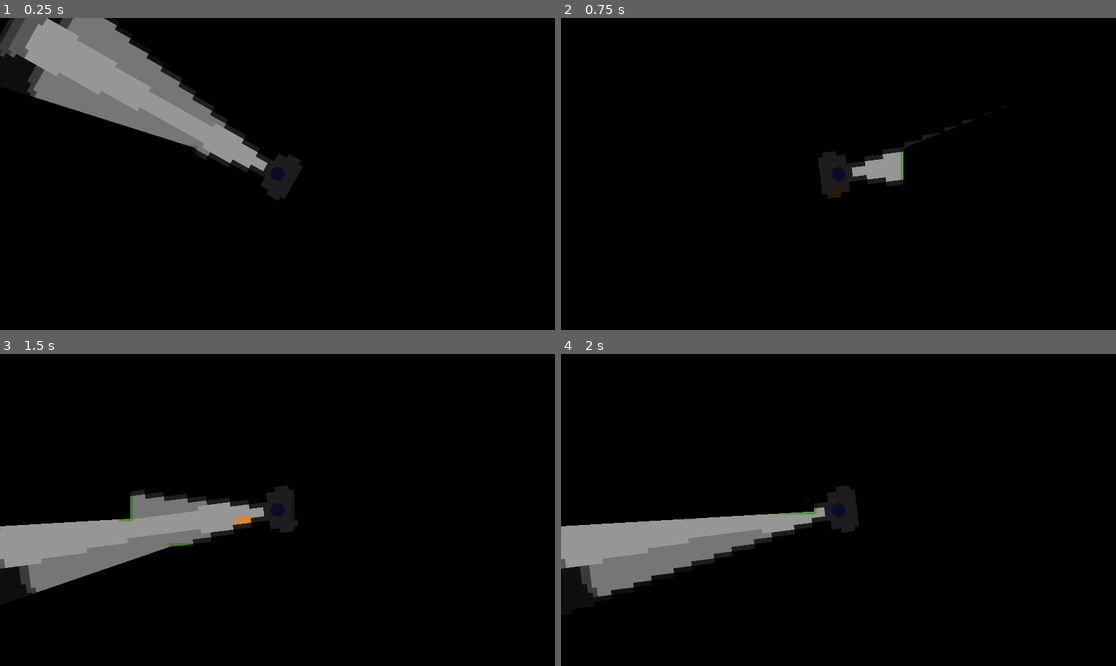
Above: before the commit, frames 1-4 (two rows, left to right).
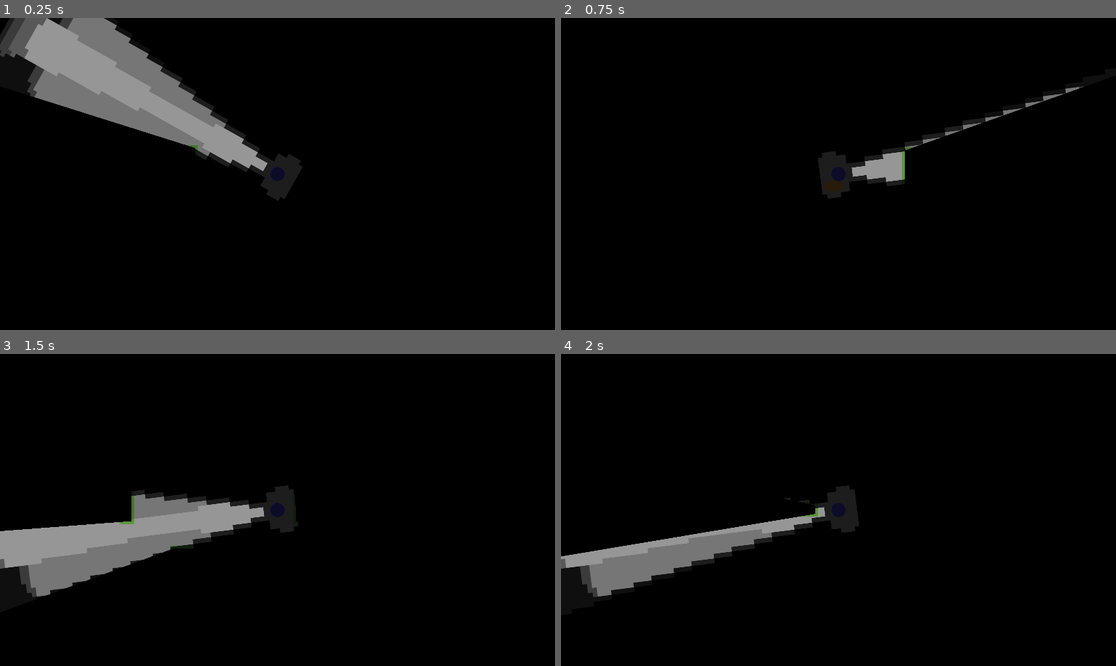
Above: after the commit, the same moments.

Repository: pt50hgm/DogMaze
Game: Godot game, scene res://Scenes/Game Scenes/Main.tscn
The game is run twice, just before and just after one commit, with the same random seed, the same clock (stepped at 60 frames per second) and the same inputs.
Inputs (mouse positions are in pixels of both pictures, inside the frame that each line leads up to):
- Up to frame 1 (0.25 s): no input
- Up to frame 2 (0.75 s): tap Enter at 0.5 s; move the mouse to (960, 158) at 0.52 s; hold Right (right) from 0.53 s (still down); hold X (call_dog, bound only after the commit) from 0.53 s (still down)
- Up to frame 3 (1.5 s): move the mouse to (166, 525) at 1.27 s; release Right (right) at 1.28 s; release X (call_dog, bound only after the commit) at 1.28 s; hold Down (down) from 1.28 s (still down); tap X (call_dog, bound only after the commit) at 1.35 s
- Up to frame 4 (2 s): keep holding Down (down)

Frame 1 is identical in both runs. In frame 2, 0.4% of the frame differs, in the area x 61-95%, y 21-54%; in frame 3, 0.8%; in frame 4, 2.5%, in the area x 0-47%, y 46-65%.

Commit message:
add dog pathfinding when X is pressed, try calculating whether dog is illuminated

Diff:
--- a/Scenes/Game Scenes/Main.tscn
+++ b/Scenes/Game Scenes/Main.tscn
@@ -56,6 +56,7 @@
 
 [node name="Dog" parent="." instance=ExtResource( 3 )]
 position = Vector2( 100, 100 )
+follow_duration = 5.0
 
 [node name="Mimic Manager" type="YSort" parent="."]
 
--- a/Scripts/Dog.gd
+++ b/Scripts/Dog.gd
@@ -3,6 +3,12 @@
 export var moveSpeed : float = 5000.0
 
 var velocity : Vector2 = Vector2.ZERO
+onready var Main = get_parent()
+onready var Player = get_node("/root/Main/Player")
+var follow_player = false
+export var follow_duration: float
+var follow_timer
+onready var player_light = get_node("/root/Main/Player/Light2D")
 
 # Called when the node enters the scene tree for the first time.
 func _ready():
@@ -10,12 +16,60 @@
 
 # Called every frame. 'delta' is the elapsed time since the previous frame.
 func _physics_process(delta):
-	set_target_location(get_global_mouse_position())
+	if Input.is_action_pressed("call_dog"):
+		follow_player = true
+		follow_timer = follow_duration
+
+	if follow_player:
+		follow_timer -= delta
+		if follow_timer <= 0:
+			follow_player = false
+
+		set_target_location(Player.get_position()) # get player position
+
 	var moveDirection = get_dir_to_target()
 	if arrived_at_target():
 		#Set animation to idle
+		velocity = Vector2.ZERO
 		pass
 	else:
 		velocity = moveDirection * moveSpeed * delta
 		navigationAgent.set_velocity(velocity)
 	move_and_slide(velocity)
+
+#	if is_illuminated(player_light):
+#		print("i'm illuminated!")
+#	else:
+#		print("sadge")
+#
+#
+#func is_illuminated(light: Light2D) -> bool:
+#	# Get the global position of the dog
+#	var dog_position = global_position
+#
+#	# Check if the light has a valid texture
+#	if light.texture == null:
+#		return false
+#
+#	# Get the global position and rotation of the light
+#	var light_position = light.global_position
+#	var light_rotation = Player.rotation
+#
+#	# Calculate the light's effective radius (length of the cone)
+#	var light_radius = light.texture.get_size().x * light.scale.x
+#
+#	# Define the width of the cone (adjust based on your requirements)
+#	var cone_width = light.texture.get_size().y * light.scale.y
+#
+#	# Create a rectangle representing the cone's area
+#	var half_width = cone_width / 2
+#	var rect_center = light_position + Vector2(light_radius / 2, 0).rotated(light_rotation)
+#	var light_rect = Rect2(rect_center - Vector2(light_radius / 2, half_width), Vector2(light_radius, cone_width))
+#
+#	# Rotate the rectangle based on the light's rotation
+#	var rotated_position = dog_position - light_position
+#	rotated_position = rotated_position.rotated(-light_rotation)
+#	var rotated_rect = Rect2(light_rect.position - light_position, light_rect.size)
+#
+#	# Check if the dog's position (rotated into light's local space) is within the rotated rectangle
+#	return rotated_rect.has_point(rotated_position)
--- a/Scripts/Player.gd
+++ b/Scripts/Player.gd
@@ -21,3 +21,6 @@
 	move_and_slide(velocity)
 
 	look_at(get_global_mouse_position())
+
+func get_position() -> Vector2:
+	return position
--- a/project.godot
+++ b/project.godot
@@ -16,8 +16,6 @@
 
 [display]
 
-window/size/width=1920
-window/size/height=1080
 window/size/resizable=false
 window/size/test_width=1920
 window/size/test_height=1080
@@ -52,6 +50,11 @@
 , Object(InputEventKey,"resource_local_to_scene":false,"resource_name":"","device":0,"alt":false,"shift":false,"control":false,"meta":false,"command":false,"pressed":false,"scancode":68,"physical_scancode":0,"unicode":0,"echo":false,"script":null)
  ]
 }
+call_dog={
+"deadzone": 0.5,
+"events": [ Object(InputEventKey,"resource_local_to_scene":false,"resource_name":"","device":0,"alt":false,"shift":false,"control":false,"meta":false,"command":false,"pressed":false,"scancode":88,"physical_scancode":0,"unicode":0,"echo":false,"script":null)
+ ]
+}
 
 [physics]
 
